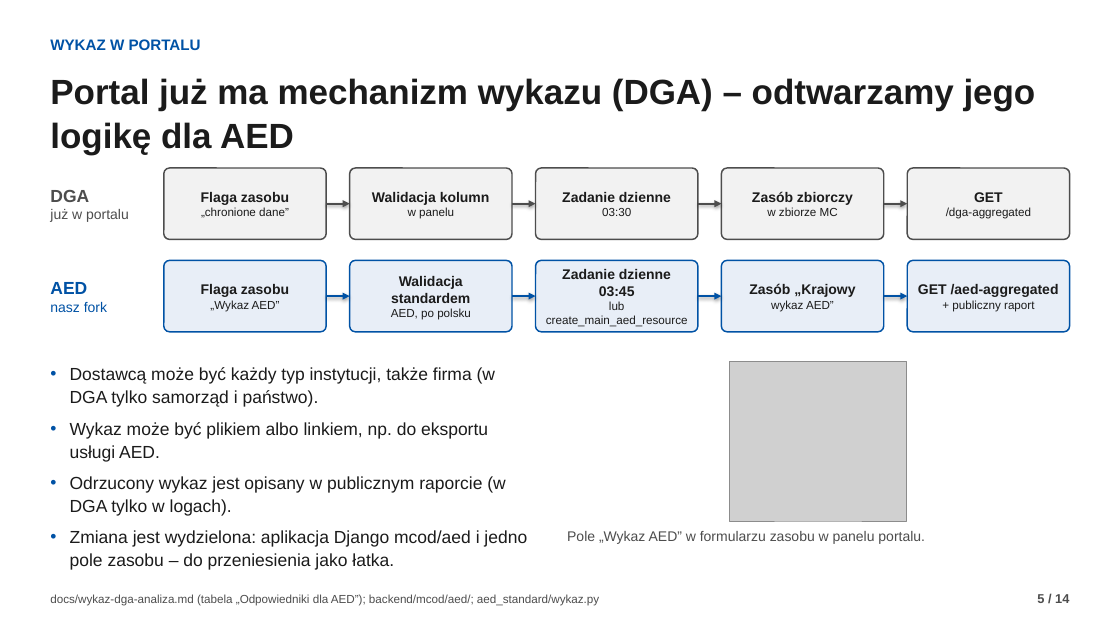
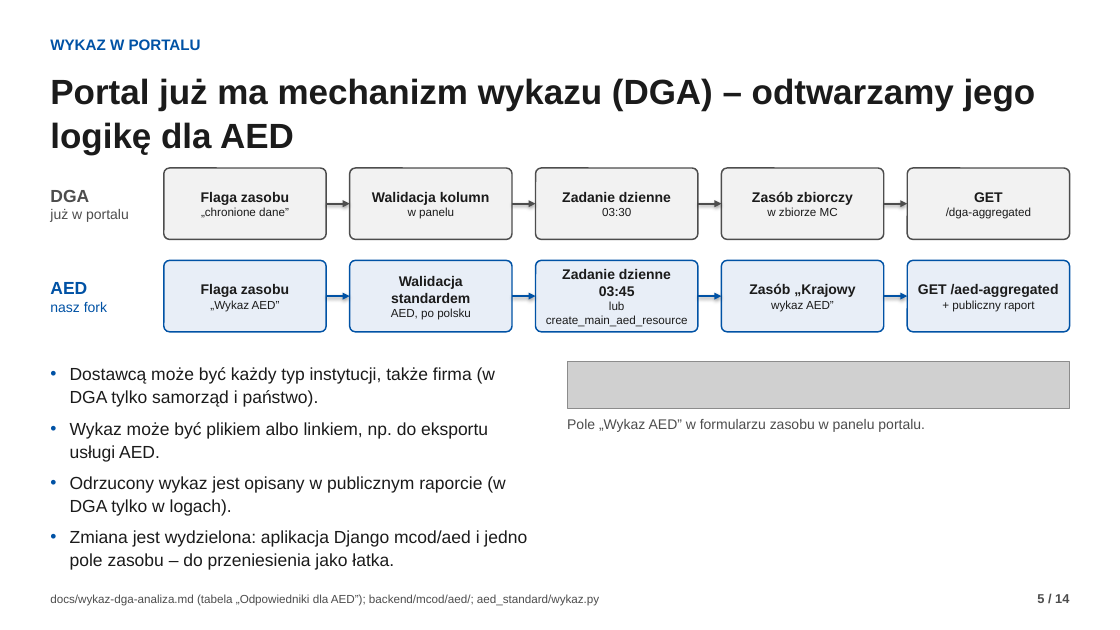
Before and after one commit to fidok15/AED, a slide deck: slide 5 of docs/prezentacja/misja-aed.pptx. Drawn at 1120x630 pixels with LibreOffice and Linux fonts; fonts in the diff are those of the drawing; grey boxes stand for pictures. Boxes give left, top, right and bottom in pixels: in the first picture for what was removed or moved away, otherwise in the second. Text is boxed around its words. In the diff, an @@ line names an element or a change of style, - is before the commit and + after.

```diff
--- a/docs/prezentacja/misja-aed.pptx
+++ b/docs/prezentacja/misja-aed.pptx
@@ picture added at bbox=[567, 361, 1070, 408] @@
@@ picture removed at bbox=[730, 361, 907, 521] @@
@@ text "Pole „Wykaz AED” w formularzu ...": place and size @@
-text "Pole „Wykaz AED” w formularzu ..." at bbox=[567, 531, 925, 544]
+text "Pole „Wykaz AED” w formularzu ..." at bbox=[567, 419, 925, 432]
```
Also in this commit, not shown: 1 other slide changed.
